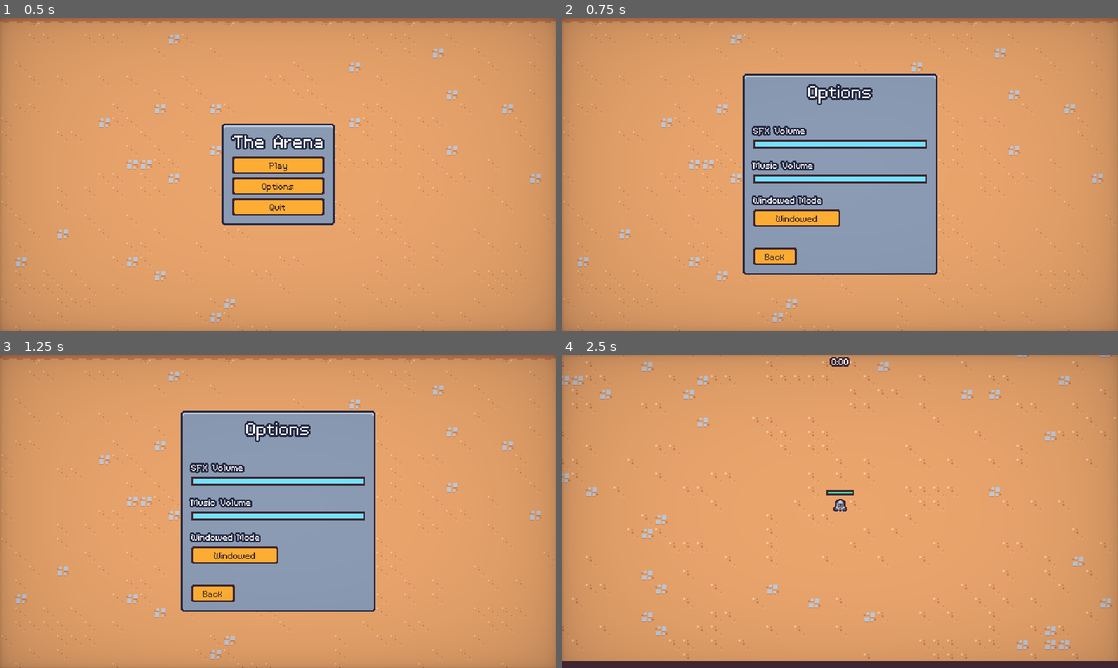
Above: before the commit, frames 1-4 (two rows, left to right).
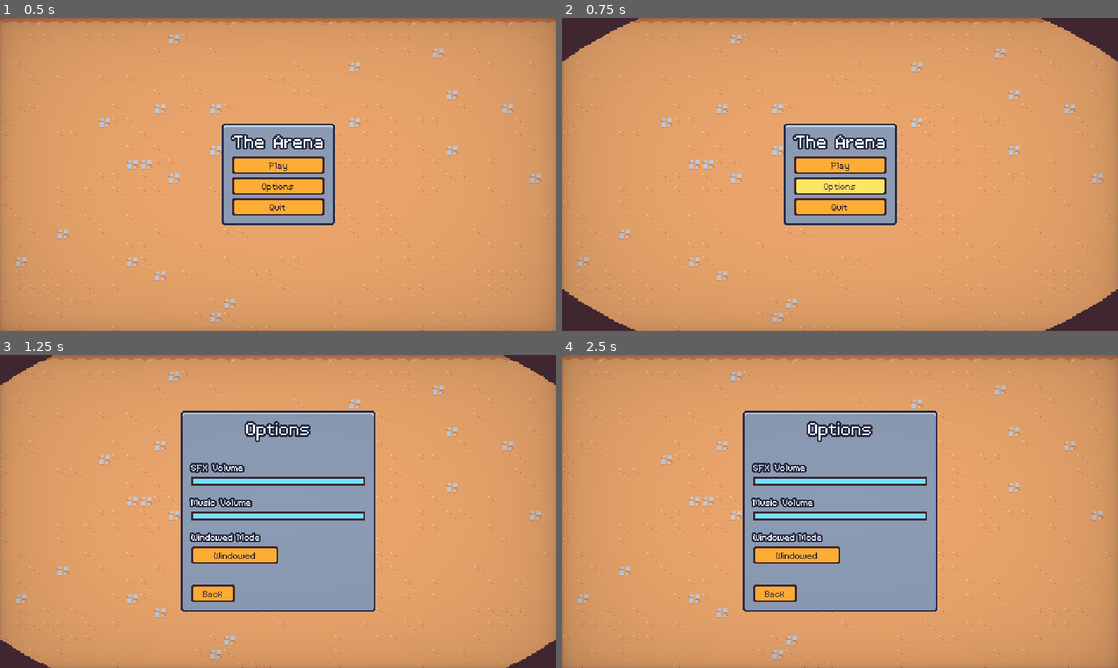
Above: after the commit, the same moments.

Repository: jguady/GodotCourse
Game: Godot game, scene res://scenes/ui/main_menu.tscn
The game is run twice, just before and just after one commit, with the same random seed, the same clock (stepped at 60 frames per second) and the same inputs.
Inputs:
- Up to frame 1 (0.5 s): no input
- Up to frame 2 (0.75 s): click "Options" at 0.5 s
- Up to frame 3 (1.25 s): no input
- Up to frame 4 (2.5 s): click "Back" at 1.25 s; click "Play" at 2 s

Frame 1 is identical in both runs. In frame 2, 24% of the frame differs, in the area x 0-100%, y 0-100%; in frame 3, 1.7%; in frame 4, 29%.

Commit message:
Screen Transition, meta progression, and more events

Diff:
--- a/2dSurvivorsCourse/project.godot
+++ b/2dSurvivorsCourse/project.godot
@@ -12,6 +12,8 @@
 
 config/name="2dSurvivorsCourse"
 run/main_scene="res://scenes/ui/main_menu.tscn"
+config/use_custom_user_dir=true
+config/custom_user_dir_name="2DSurvivorsCourse"
 config/features=PackedStringArray("4.2", "Forward Plus")
 config/icon="res://icon.svg"
 
@@ -19,6 +21,8 @@
 
 GameEvents="*res://scenes/autoload/game_events.tscn"
 MusicPlayer="*res://scenes/autoload/music_player.tscn"
+ScreenTransition="*res://scenes/autoload/screen_transition.tscn"
+MetaProgression="*res://scenes/autoload/meta_progression.tscn"
 
 [debug]
 
--- /dev/null
+++ b/2dSurvivorsCourse/resources/meta_upgrades/experience_gain.tres
@@ -0,0 +1,10 @@
+[gd_resource type="Resource" load_steps=2 format=3 uid="uid://b168w55k3bto5"]
+
+[ext_resource type="Script" path="res://resources/meta_upgrades/meta_upgrade.gd" id="1_c7yuc"]
+
+[resource]
+script = ExtResource("1_c7yuc")
+id = "experience_gain"
+max_quantity = 1
+title = "Increase Experience"
+description = "Increases Experience drop chance by 10%"
--- /dev/null
+++ b/2dSurvivorsCourse/resources/meta_upgrades/meta_upgrade.gd
@@ -0,0 +1,7 @@
+extends Resource
+class_name MetaUpgrade
+
+@export var id: String
+@export var max_quantity: int = 1
+@export var title: String
+@export_multiline var description: String
--- /dev/null
+++ b/2dSurvivorsCourse/scenes/autoload/meta_progression.gd
@@ -0,0 +1,37 @@
+extends Node
+
+const SAVE_FILE_PATH = "user://game.save"
+
+var save_data : Dictionary = {
+	"meta_upgrade_currency" : 0,
+	"meta_upgrades" : {}
+}
+
+func _ready():
+	GameEvents.experience_vial_collected.connect(on_experience_collected)
+	load_save_file()
+
+func save():
+	var file = FileAccess.open(SAVE_FILE_PATH, FileAccess.WRITE)
+	file.store_var(save_data)
+
+func load_save_file():
+	if not FileAccess.file_exists(SAVE_FILE_PATH):
+		return
+	var file = FileAccess.open(SAVE_FILE_PATH, FileAccess.READ)
+	save_data = file.get_var()
+	print(save_data)
+
+
+func add_meta_upgrade(upgrade: MetaUpgrade):
+	if not save_data["meta_upgrades"].has(upgrade.id):
+		save_data["meta_upgrades"][upgrade.id] = {
+			"quantity": 0
+		}
+
+	save_data["meta_upgrades"][upgrade.id]["quantity"] += 1
+
+
+func on_experience_collected(number: float):
+	save_data["meta_upgrade_currency"] += number
+	save()
--- /dev/null
+++ b/2dSurvivorsCourse/scenes/autoload/meta_progression.tscn
@@ -0,0 +1,6 @@
+[gd_scene load_steps=2 format=3 uid="uid://demsmsnmqlnvx"]
+
+[ext_resource type="Script" path="res://scenes/autoload/meta_progression.gd" id="1_ydlu5"]
+
+[node name="MetaProgression" type="Node"]
+script = ExtResource("1_ydlu5")
--- /dev/null
+++ b/2dSurvivorsCourse/scenes/autoload/screen_transition.gd
@@ -0,0 +1,9 @@
+extends CanvasLayer
+
+signal transitioned_halfway
+
+func transition():
+	$AnimationPlayer.play("default")
+	await $AnimationPlayer.animation_finished
+	transitioned_halfway.emit()
+	$AnimationPlayer.play_backwards("default")
--- /dev/null
+++ b/2dSurvivorsCourse/scenes/autoload/screen_transition.gdshader
@@ -0,0 +1,17 @@
+shader_type canvas_item;
+
+uniform vec4 transition_color : source_color;
+uniform sampler2D transition_texture : filter_nearest;
+uniform float percent : hint_range(0.0, 1.0);
+
+
+void fragment() {
+	// Called for every pixel the material is visible on.
+	vec4 transition_texture_color = texture(transition_texture, UV);
+	if (transition_texture_color.r > percent) {
+		COLOR.a = 0.0;
+	}
+	else {
+		COLOR = transition_color;
+	}
+}
--- /dev/null
+++ b/2dSurvivorsCourse/scenes/autoload/screen_transition.tscn
@@ -0,0 +1,106 @@
+[gd_scene load_steps=8 format=3 uid="uid://b86ur76sm232p"]
+
+[ext_resource type="Shader" path="res://scenes/autoload/screen_transition.gdshader" id="1_fqt2x"]
+[ext_resource type="Script" path="res://scenes/autoload/screen_transition.gd" id="1_nov0x"]
+[ext_resource type="Texture2D" uid="uid://bmrteiddacind" path="res://assets/ui/screen_transition.png" id="2_1ercp"]
+
+[sub_resource type="Animation" id="Animation_jyweg"]
+resource_name = "default"
+length = 0.4
+step = 0.01
+tracks/0/type = "value"
+tracks/0/imported = false
+tracks/0/enabled = true
+tracks/0/path = NodePath("ColorRect:material:shader_parameter/percent")
+tracks/0/interp = 1
+tracks/0/loop_wrap = true
+tracks/0/keys = {
+"times": PackedFloat32Array(0, 0.4),
+"transitions": PackedFloat32Array(2, 1),
+"update": 0,
+"values": [0.0, 1.0]
+}
+tracks/1/type = "method"
+tracks/1/imported = false
+tracks/1/enabled = true
+tracks/1/path = NodePath(".")
+tracks/1/interp = 1
+tracks/1/loop_wrap = true
+tracks/1/keys = {
+"times": PackedFloat32Array(0.4),
+"transitions": PackedFloat32Array(1),
+"values": [{
+"args": [],
+"method": &"emit_transitioned_halfway"
+}]
+}
+tracks/2/type = "value"
+tracks/2/imported = false
+tracks/2/enabled = true
+tracks/2/path = NodePath("ColorRect:visible")
+tracks/2/interp = 1
+tracks/2/loop_wrap = true
+tracks/2/keys = {
+"times": PackedFloat32Array(0, 0.01),
+"transitions": PackedFloat32Array(1, 1),
+"update": 1,
+"values": [false, true]
+}
+
+[sub_resource type="Animation" id="Animation_pmnij"]
+length = 0.001
+tracks/0/type = "value"
+tracks/0/imported = false
+tracks/0/enabled = true
+tracks/0/path = NodePath("ColorRect:material:shader_parameter/percent")
+tracks/0/interp = 1
+tracks/0/loop_wrap = true
+tracks/0/keys = {
+"times": PackedFloat32Array(0),
+"transitions": PackedFloat32Array(1),
+"update": 0,
+"values": [0.0]
+}
+tracks/1/type = "value"
+tracks/1/imported = false
+tracks/1/enabled = true
+tracks/1/path = NodePath("ColorRect:visible")
+tracks/1/interp = 1
+tracks/1/loop_wrap = true
+tracks/1/keys = {
+"times": PackedFloat32Array(0),
+"transitions": PackedFloat32Array(1),
+"update": 1,
+"values": [false]
+}
+
+[sub_resource type="AnimationLibrary" id="AnimationLibrary_pk4g0"]
+_data = {
+"RESET": SubResource("Animation_pmnij"),
+"default": SubResource("Animation_jyweg")
+}
+
+[sub_resource type="ShaderMaterial" id="ShaderMaterial_70t6n"]
+shader = ExtResource("1_fqt2x")
+shader_parameter/transition_color = Color(0.247059, 0.14902, 0.192157, 1)
+shader_parameter/percent = 0.0
+shader_parameter/transition_texture = ExtResource("2_1ercp")
+
+[node name="ScreenTransition" type="CanvasLayer"]
+process_mode = 3
+layer = 5
+script = ExtResource("1_nov0x")
+
+[node name="AnimationPlayer" type="AnimationPlayer" parent="."]
+libraries = {
+"": SubResource("AnimationLibrary_pk4g0")
+}
+
+[node name="ColorRect" type="ColorRect" parent="."]
+visible = false
+material = SubResource("ShaderMaterial_70t6n")
+anchors_preset = 15
+anchor_right = 1.0
+anchor_bottom = 1.0
+grow_horizontal = 2
+grow_vertical = 2
--- a/2dSurvivorsCourse/scenes/main/main.gd
+++ b/2dSurvivorsCourse/scenes/main/main.gd
@@ -11,6 +11,7 @@
 	var end_screen_instance = end_screen_scene.instantiate()
 	add_child(end_screen_instance)
 	end_screen_instance.set_defeat()
+	MetaProgression.save()
 
 func _unhandled_input(event):
 	if event.is_action_pressed("pause"):
--- a/2dSurvivorsCourse/scenes/manager/arena_time_manager.gd
+++ b/2dSurvivorsCourse/scenes/manager/arena_time_manager.gd
@@ -34,3 +34,4 @@
 	var end_screen_instance = end_screen_scene.instantiate()
 	add_child(end_screen_instance)
 	end_screen_instance.play_jingle()
+	MetaProgression.save()
--- a/2dSurvivorsCourse/scenes/ui/end_screen.gd
+++ b/2dSurvivorsCourse/scenes/ui/end_screen.gd
@@ -29,6 +29,8 @@
 
 
 func on_restart_button_pressed():
+	ScreenTransition.transition()
+	await ScreenTransition.transitioned_halfway
 	get_tree().paused = false
 	get_tree().change_scene_to_file("res://scenes/main/main.tscn")
 
--- a/2dSurvivorsCourse/scenes/ui/main_menu.gd
+++ b/2dSurvivorsCourse/scenes/ui/main_menu.gd
@@ -9,9 +9,13 @@
 
 
 func on_play_pressed():
+	ScreenTransition.transition()
+	await ScreenTransition.transitioned_halfway
 	get_tree().change_scene_to_file("res://scenes/main/main.tscn")
 
 func on_options_pressed():
+	ScreenTransition.transition()
+	await ScreenTransition.transitioned_halfway
 	var options_instance = options_scene.instantiate()
 	add_child(options_instance)
 	options_instance.back_pressed.connect(on_options_closed.bind(options_instance))
--- a/2dSurvivorsCourse/scenes/ui/options_menu.gd
+++ b/2dSurvivorsCourse/scenes/ui/options_menu.gd
@@ -47,4 +47,6 @@
 	set_bus_volume_percent(bus_name, value)
 
 func on_back_pressed():
+	ScreenTransition.transition()
+	await ScreenTransition.transitioned_halfway
 	back_pressed.emit()
--- a/2dSurvivorsCourse/scenes/ui/pause_menu.gd
+++ b/2dSurvivorsCourse/scenes/ui/pause_menu.gd
@@ -42,6 +42,8 @@
 	queue_free()
 
 func on_options_pressed():
+	ScreenTransition.transition()
+	await ScreenTransition.transitioned_halfway
 	var options_menu_instance = options_menu_scene.instantiate()
 	add_child(options_menu_instance)
 	options_menu_instance.back_pressed.connect(on_options_back_pressed.bind(options_menu_instance))
@@ -49,6 +51,8 @@
 
 
 func on_quit_pressed():
+	ScreenTransition.transition()
+	await ScreenTransition.transitioned_halfway
 	get_tree().paused = false
 	get_tree().change_scene_to_file("res://scenes/ui/main_menu.tscn")
 
Binary file added: 2dSurvivorsCourse/assets/ui/screen_transition.png
Not shown, added: 2dSurvivorsCourse/assets/ui/screen_transition.png.import
